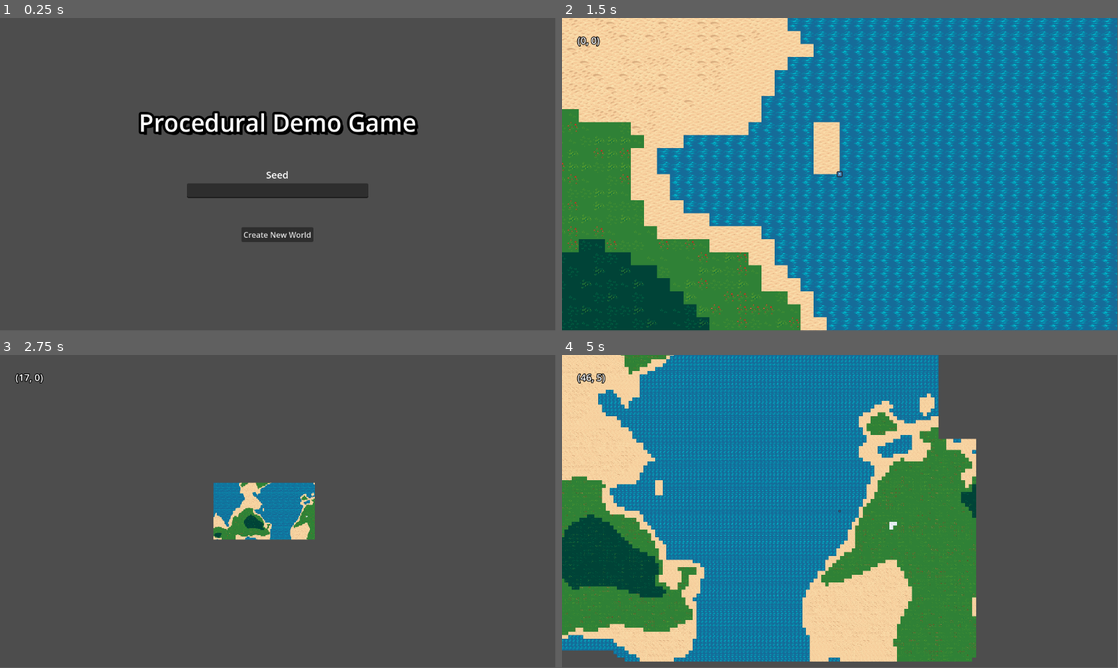
Above: before the commit, frames 1-4 (two rows, left to right).
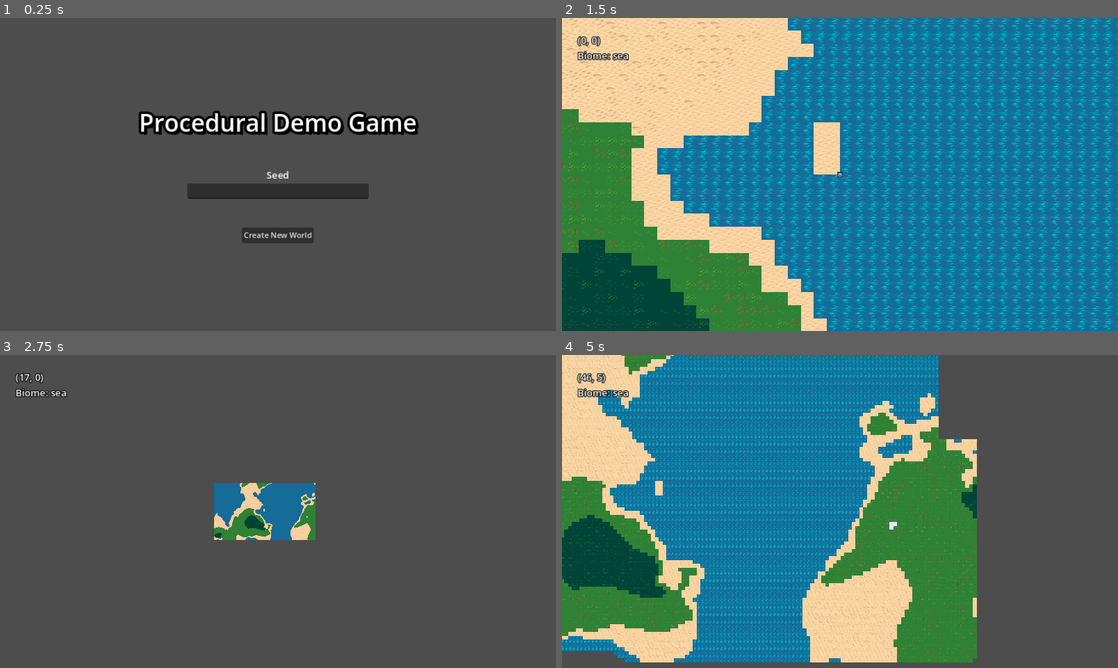
Above: after the commit, the same moments.

Repository: Devendra255/Procgen_game
Game: Godot game, scene res://Scenes/main_ui.tscn
Same seed, same stepped clock (60 frames per second), same inputs: the game is played once before the commit and once after it. The engine's default icon, where the game draws it, is replaced by a stand-in: a white triangle on a blue panel in a dark square.
Inputs (mouse positions are in pixels of both pictures, inside the frame that each line leads up to):
- Up to frame 1 (0.25 s): no input
- Up to frame 2 (1.5 s): click (840, 190) at 0.52 s; type "12" at 0.6 s; click "Create New World" at 1.25 s
- Up to frame 3 (2.75 s): tap Enter at 2 s; hold Right (ui_right) from 2.03 s (still down); hold E (E) from 2.03 s (still down)
- Up to frame 4 (5 s): release Right (ui_right) at 2.78 s; release E (E) at 2.78 s; hold Down (ui_down) 2.78-3.53 s; tap Q (Q) at 2.85, 4.35 s; hold Right (ui_right) 3.53-4.28 s; hold E (E) 3.53-4.28 s; hold Up (ui_up) from 4.28 s (still down)
In our replay, the window is 799x449 before the commit and 800x450 after it. These sizes can differ from the game's own. Grey fills any space a smaller window leaves; there, only what the larger window draws over its background counts as a difference.

The runs differ from the first frame. In frame 1, 1.1% of the frame differs, in the area x 25-76%, y 29-72%; in frame 2, 12%, in the area x 0-100%, y 0-100%; in frame 3, 0.9%; in frame 4, 11%.

Commit message:
quality of life(Game)

Diff:
--- a/Scenes/generator.tscn
+++ b/Scenes/generator.tscn
@@ -741,13 +741,19 @@
 grow_vertical = 2
 
 [node name="MarginContainer" type="MarginContainer" parent="CanvasLayer/Control"]
-layout_mode = 0
-offset_right = 40.0
-offset_bottom = 40.0
+layout_mode = 1
+anchors_preset = 15
+anchor_right = 1.0
+anchor_bottom = 1.0
+grow_horizontal = 2
+grow_vertical = 2
 theme_override_constants/margin_left = 32
 theme_override_constants/margin_top = 32
 
-[node name="Label" type="Label" parent="CanvasLayer/Control/MarginContainer"]
+[node name="VBoxContainer" type="VBoxContainer" parent="CanvasLayer/Control/MarginContainer"]
+layout_mode = 2
+
+[node name="Label" type="Label" parent="CanvasLayer/Control/MarginContainer/VBoxContainer"]
 layout_mode = 2
 size_flags_horizontal = 0
 size_flags_vertical = 0
@@ -755,3 +761,12 @@
 theme_override_constants/outline_size = 6
 theme_override_font_sizes/font_size = 20
 text = "14313"
+
+[node name="Label2" type="Label" parent="CanvasLayer/Control/MarginContainer/VBoxContainer"]
+layout_mode = 2
+size_flags_horizontal = 0
+size_flags_vertical = 0
+theme_override_colors/font_outline_color = Color(0, 0, 0, 1)
+theme_override_constants/outline_size = 6
+theme_override_font_sizes/font_size = 20
+text = "14313"
--- a/Scripts/Generator.gd
+++ b/Scripts/Generator.gd
@@ -7,7 +7,8 @@
 @onready var tile_map = $TileMapLayer
 @export var player: CharacterBody2D
 @onready var camera_2d: Camera2D = $Player/Camera2D
-@onready var label: Label = $CanvasLayer/Control/MarginContainer/Label
+@onready var label: Label = $CanvasLayer/Control/MarginContainer/VBoxContainer/Label
+@onready var label_2: Label = $CanvasLayer/Control/MarginContainer/VBoxContainer/Label2
 
 var tiles := {
 	"sea": [0, [Vector2i(27, 5)]],
@@ -41,6 +42,7 @@
 	Generating()
 	player_tile_pos = tile_map.local_to_map(player.position)
 	label.text = str(player_tile_pos)
+	label_2.text = "Biome: "+ biome.get_biomes(player_tile_pos)
 
 
 func cam_zoom():
@@ -56,6 +58,7 @@
 	cam_zoom()
 	if player_tile_pos != tile_map.local_to_map(player.position):
 		label.text = str(player_tile_pos)
+		label_2.text = "Biome: "+ biome.get_biomes(player_tile_pos)
 		biome.create_rivers(player_tile_pos)
 		biome.set_biomes(biome_info, player_tile_pos)
 		biome.render_tiles(tiles, tile_map, player_tile_pos)
--- a/project.godot
+++ b/project.godot
@@ -21,6 +21,7 @@
 
 [display]
 
+window/stretch/mode="canvas_items"
 window/vsync/vsync_mode=3
 
 [dotnet]
